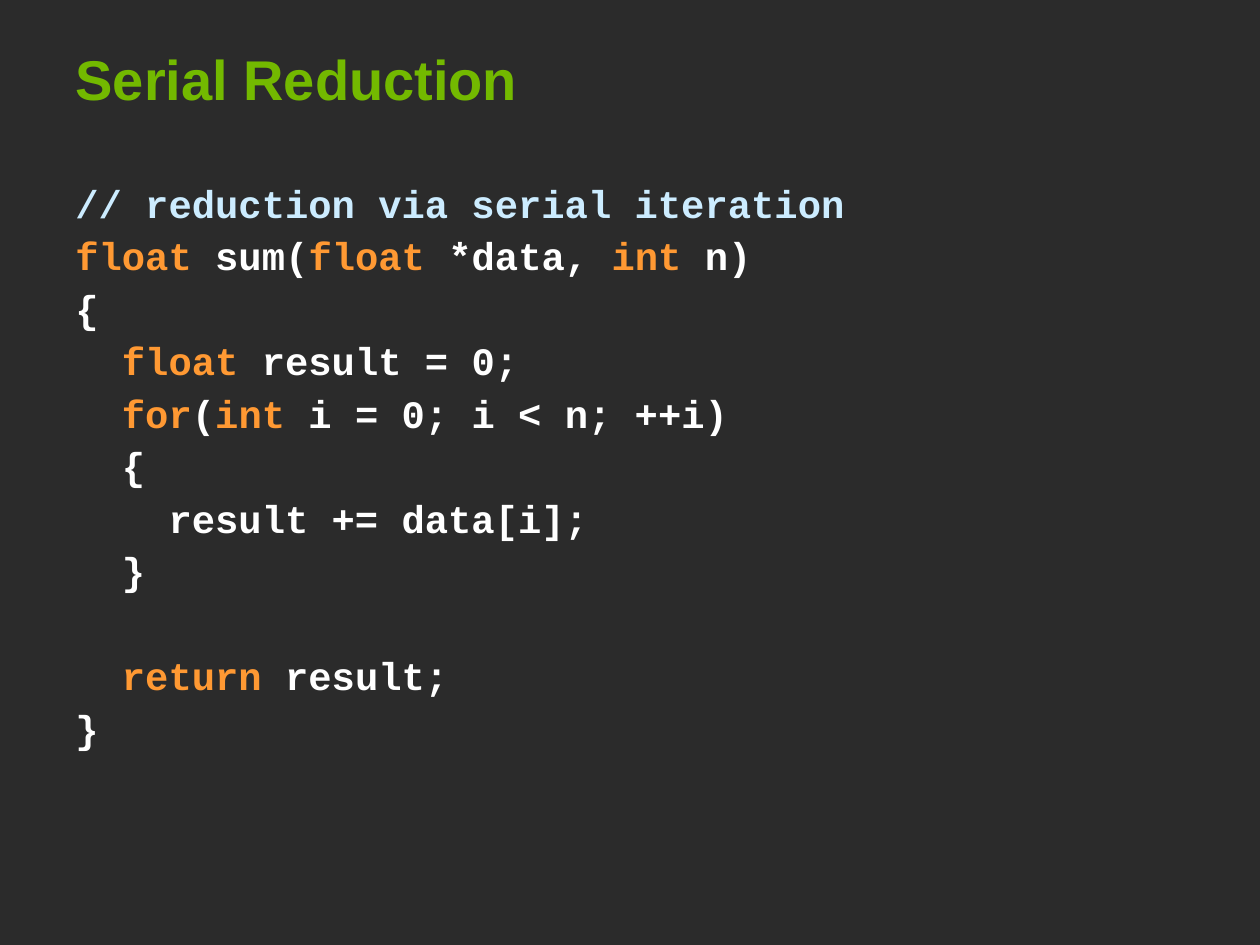
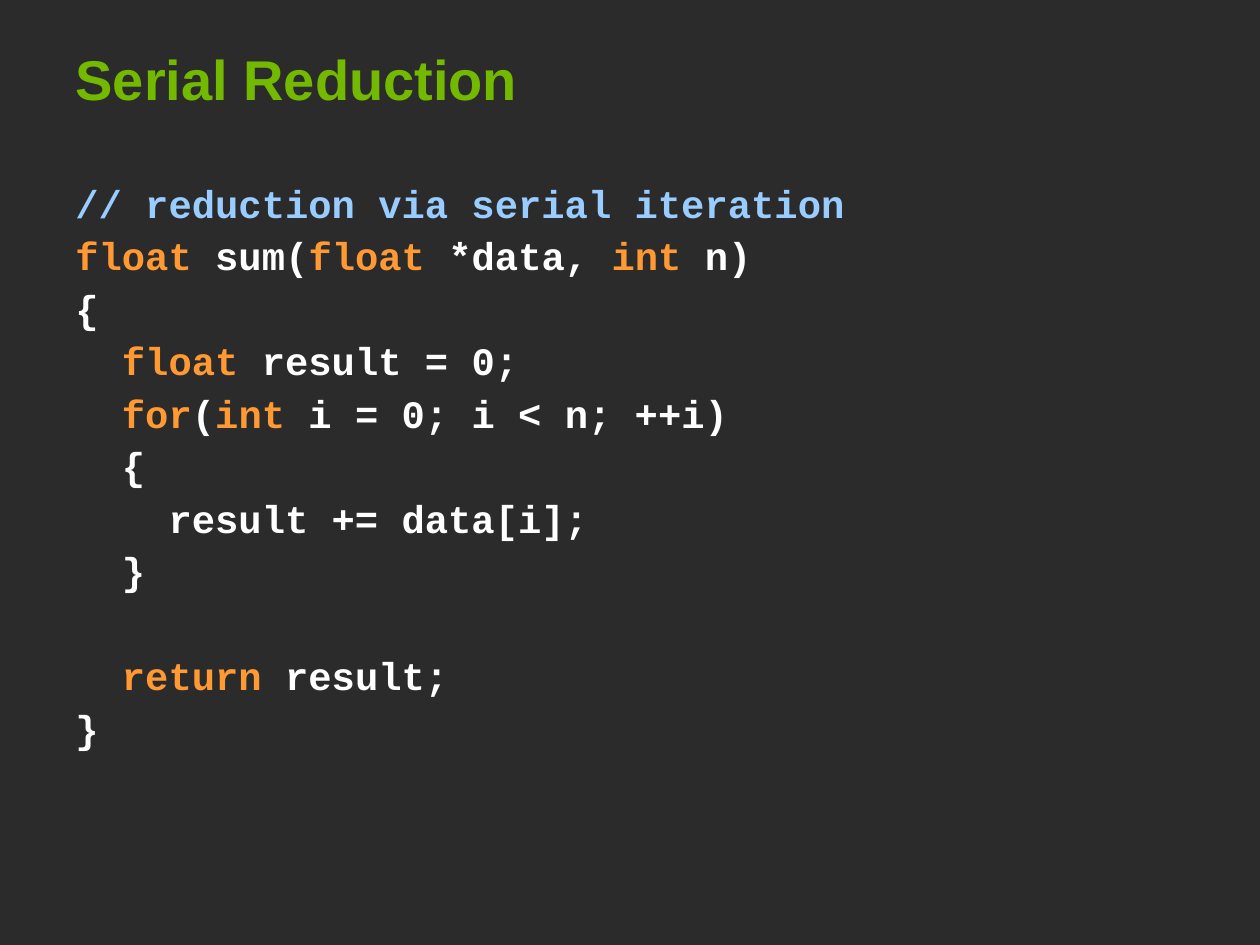
Before and after one commit to leofang/stanford-cs193g-sp2010, a slide deck: slide 14 of trunk/lectures/lecture_6/parallel_patterns_1.ppt (slide 8 before the commit). Drawn at 1260x945 pixels with LibreOffice and Linux fonts; fonts in the diff are those of the drawing; background and template pictures are left out; a plain dark background stands for a picture behind light text. Boxes give left, top, right and bottom in pixels: in the first picture for what was removed or moved away, otherwise in the second. Text is boxed around its words. In the diff, an @@ line names an element or a change of style, - is before the commit and + after.

```diff
--- a/trunk/lectures/lecture_6/parallel_patterns_1.ppt
+++ b/trunk/lectures/lecture_6/parallel_patterns_1.ppt
@@ text at <box>145,190,845,219</box>: text colour #CCECFF to #99CCFF in "// reduction via serial iteration" @@
```
Also in this commit, not shown: 12 other slides changed, 21 slides added, 3 slides removed, 1 other file.
